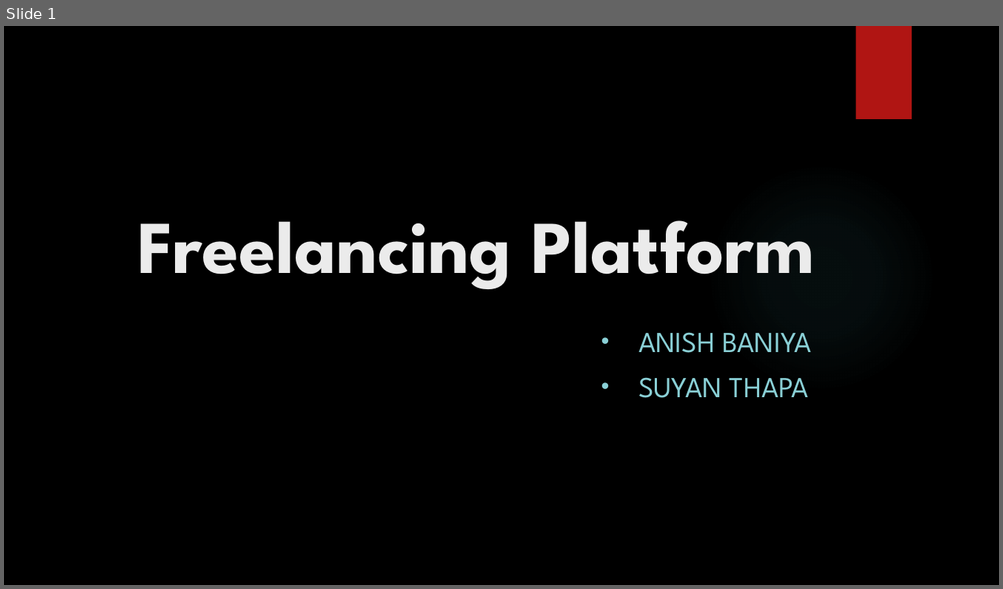
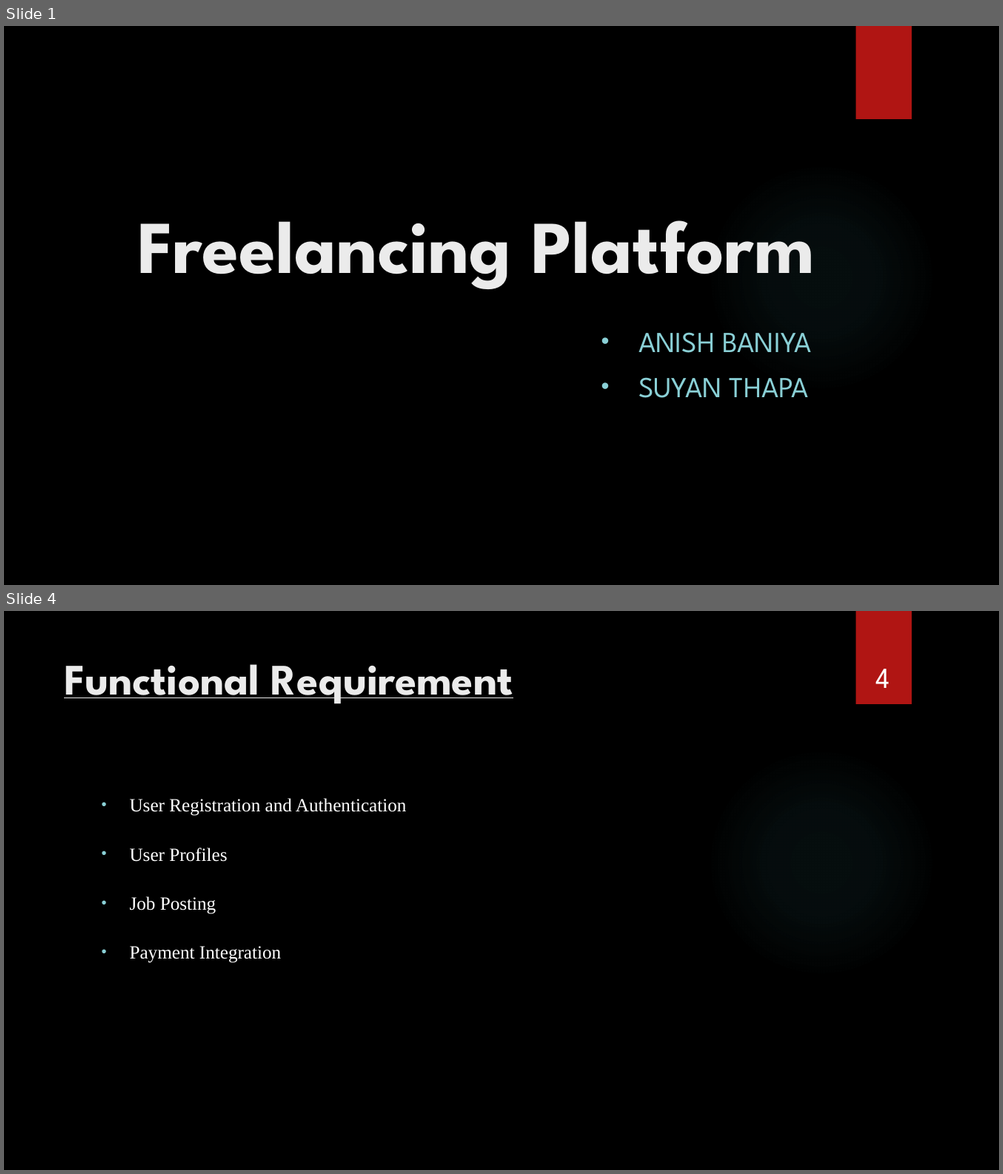
Before and after one commit to suyanthapa/Freelancing-Project, a slide deck: Documentation/Freelancing-Platform.pptx. Shown one above the other, each under a label of ours: slide 1 before the commit, slides 1 and 4 after it; the slides between them are not shown. The pictures are 1003x589 and 1003x1174 pixels, drawn with LibreOffice and Linux fonts; fonts in the diff are those of the drawing; background and template pictures are left out. Boxes give left, top, right and bottom in pixels: in the first picture for what was removed or moved away, otherwise in the second. Text is boxed around its words. In the diff, an @@ line names an element or a change of style, - is before the commit and + after.

```diff
--- a/Documentation/Freelancing-Platform.pptx
+++ b/Documentation/Freelancing-Platform.pptx
@@ slide 4 added at [4, 611, 999, 1170], background picture (left out); not listed: 2 template elements that a slide beside it also shows @@
@@ title added at [64, 664, 513, 704], 42 pt, text #EBEBEB, bold, underline @@
+Functional Requirement
@@ page number added at [876, 669, 890, 688], 28 pt, text #FFFFFF @@
+4
@@ text added at [130, 798, 407, 963], 18 pt, text #FFFFFF @@
+• User Registration and Authentication
+• User Profiles
+• Job Posting
+• Payment Integration
```
Also in this commit, not shown: 10 slides changed, 1 other slide added, 3 slides removed, 1 other file.
